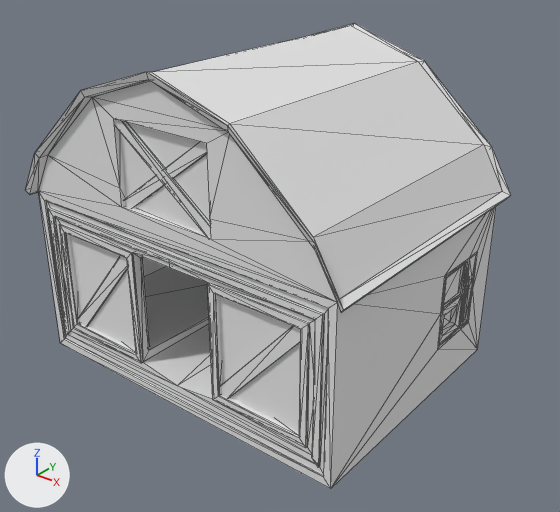
An edit to the OBJ model public/res/models/farm.obj, drawn before and after from the same camera.
Rendered twice from a 50 mm lens placed at (4.41, -5.32, 3.78), pointed at (0.18, -0.02, 0.49). The axes (+X, +Y, +Z) are drawn at lower left. The lights are the same throughout. Mesh edges are drawn as thin lines. Where no turn or scale is listed for an object, it has been applied to the vertices.

Objects in the first picture: 'farm.002_Cylinder.005'.
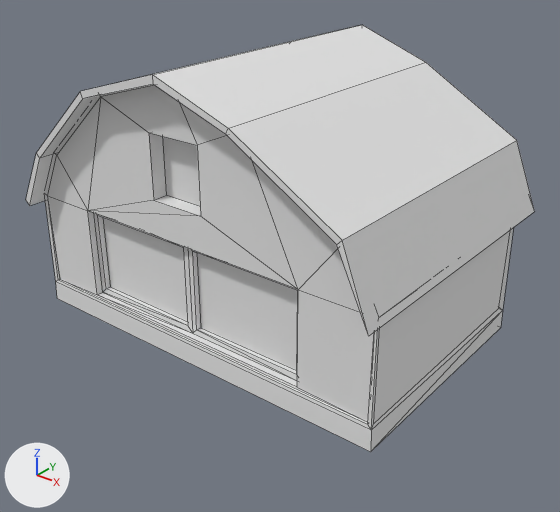
Commit message: farm opt

Scene script edits in JSON lines:
```json
{"block": "me_farm_002_cylinder_005", "where": "# used by ob_farm_002_cylinder_005; location = (0.0, 0.0, 0.0)"}
{"op": "remove", "block": "me_farm_002_cylinder_005", "code": "me_farm_002_cylinder_005.from_pydata(...)  # 269 vertices, 494 faces; spans x -1.97..1.79, y -1.32..1.52, z -0.71..2.46"}
{"op": "add", "block": "me_farm_002_cylinder_005", "code": "me_farm_002_cylinder_005.from_pydata(...)  # 119 vertices, 129 faces; spans x -1.96..2.03, y -1.33..1.53, z -0.2..2.45"}
{"block": "me_farm_002_cylinder_005", "change": "me_farm_002_cylinder_005 part 1: the loose piece of 223 vertices spanning x -1.97..1.79, y -1.32..1.52, z -0.71..2.46 is rebuilt with 93 vertices and now spans x -1.9..2.0, y -1.18..1.18, z -0.2..2.41"}
{"block": "me_farm_002_cylinder_005", "change": "me_farm_002_cylinder_005 part 2: a new loose piece of 26 vertices spanning x -1.96..2.03, y -1.33..1.53, z 0.9..2.45, in mat_none (white #e7e7e7)"}
{"block": "me_farm_002_cylinder_005", "change": "me_farm_002_cylinder_005 part 3: the loose piece of 18 vertices spanning x -0.77..0.59, y -1.22..-1.19, z 1.07..2.09 is deleted"}
{"block": "me_farm_002_cylinder_005", "change": "me_farm_002_cylinder_005 part 4: the loose piece of 10 vertices spanning x 0.39..1.41, y -1.2..-1.18, z -0.4..0.73 is deleted"}
{"block": "me_farm_002_cylinder_005", "change": "me_farm_002_cylinder_005 part 5: the loose piece of 10 vertices spanning x -1.57..-0.6, y -1.2..-1.18, z -0.41..0.74 is deleted"}
{"block": "me_farm_002_cylinder_005", "change": "me_farm_002_cylinder_005 part 6: the loose piece of 8 vertices spanning x -0.71..0.47, y -1.2..-1.17, z 1.08..2.04 is deleted"}
```

Boxes [x1, y1, x2, y2] around the edits, measured in the pictures (560 x 512 px):
```json
{"object": "farm.002_Cylinder.005", "change": "reshaped", "before": [25, 23, 511, 489], "after": [26, 25, 535, 452], "on screen": "8% shorter"}
{"part": 1, "of": "me_farm_002_cylinder_005", "change": "rebuilt", "before": [25, 23, 511, 489], "after": [45, 84, 514, 452]}
{"part": 2, "of": "me_farm_002_cylinder_005", "change": "added", "after": [26, 25, 535, 336]}
{"part": 3, "of": "me_farm_002_cylinder_005", "change": "deleted", "before": [116, 120, 210, 237]}
{"part": 4, "of": "me_farm_002_cylinder_005", "change": "deleted", "before": [219, 296, 301, 432]}
{"part": 5, "of": "me_farm_002_cylinder_005", "change": "deleted", "before": [70, 235, 135, 349]}
{"part": 6, "of": "me_farm_002_cylinder_005", "change": "deleted", "before": [125, 142, 207, 208]}
```
